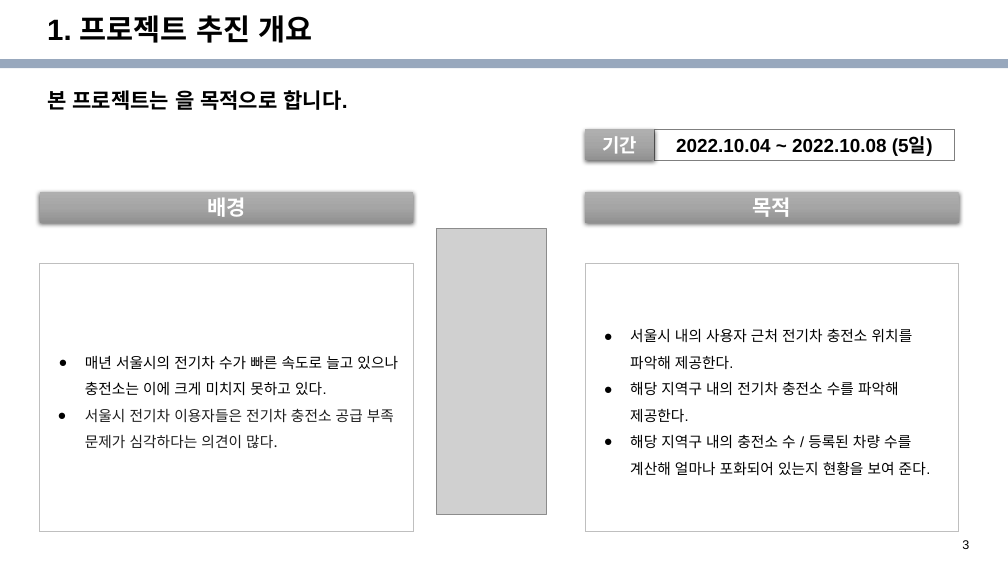
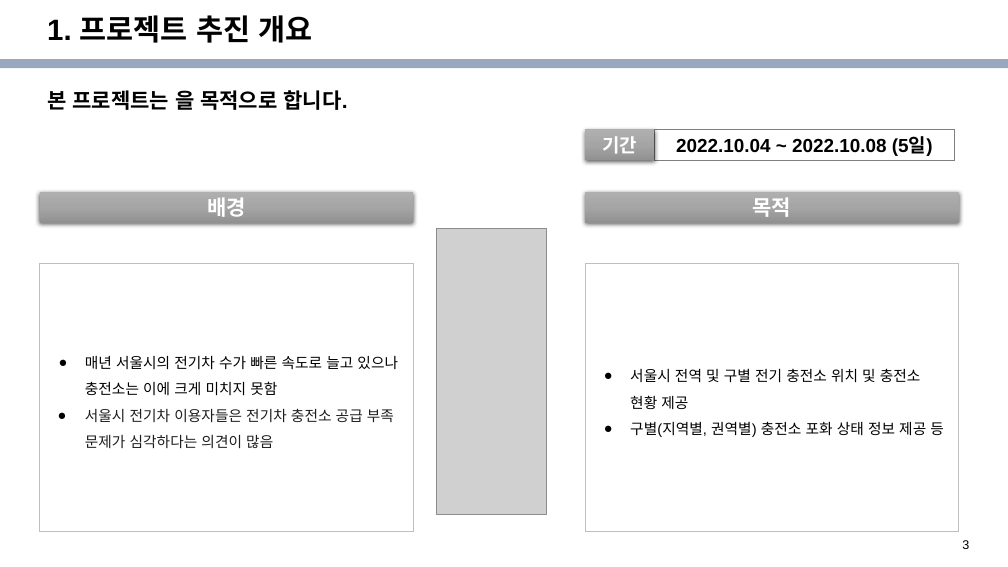
Before and after one commit to knudatascientists/Team3_stair, a slide deck: slide 3 of 제출물/3조 프로젝트 계획서(전기차).pptx. Drawn at 1008x567 pixels with LibreOffice and Linux fonts; fonts in the diff are those of the drawing; grey boxes stand for pictures; background and template pictures are left out. Boxes give left, top, right and bottom in pixels: in the first picture for what was removed or moved away, otherwise in the second. Text is boxed around its words. In the diff, an @@ line names an element or a change of style, - is before the commit and + after.

```diff
--- a/제출물/3조 프로젝트 계획서(전기차).pptx
+++ b/제출물/3조 프로젝트 계획서(전기차).pptx
@@ text in rectangle at (85,356,398,448): text changed @@
-● 매년 서울시의 전기차 수가 빠른 속도로 늘고 있으나 충전소는 이에 크게 미치지 못하고 있다.
-● 서울시 전기차 이용자들은 전기차 충전소 공급 부족 문제가 심각하다는 의견이 많다.
+● 매년 서울시의 전기차 수가 빠른 속도로 늘고 있으나 충전소는 이에 크게 미치지 못함
+● 서울시 전기차 이용자들은 전기차 충전소 공급 부족 문제가 심각하다는 의견이 많음
@@ text in rectangle at (630,368,944,437): text changed @@
-● 서울시 내의 사용자 근처 전기차 충전소 위치를 파악해 제공한다.
-● 해당 지역구 내의 전기차 충전소 수를 파악해 제공한다.
-● 해당 지역구 내의 충전소 수 / 등록된 차량 수를 계산해 얼마나 포화되어 있는지 현황을 보여 준다.
+● 서울시 전역 및 구별 전기 충전소 위치 및 충전소 현황 제공
+● 구별(지역별, 권역별) 충전소 포화 상태 정보 제공 등
```
Also in this commit, not shown: 7 other slides changed, 2 slides added, 5 other files.
